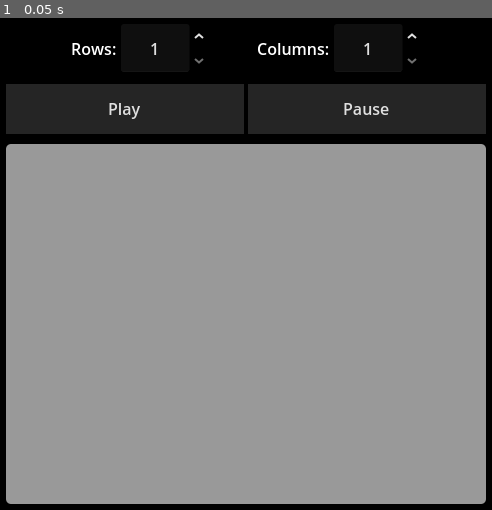
Above: before the commit, frame 1.
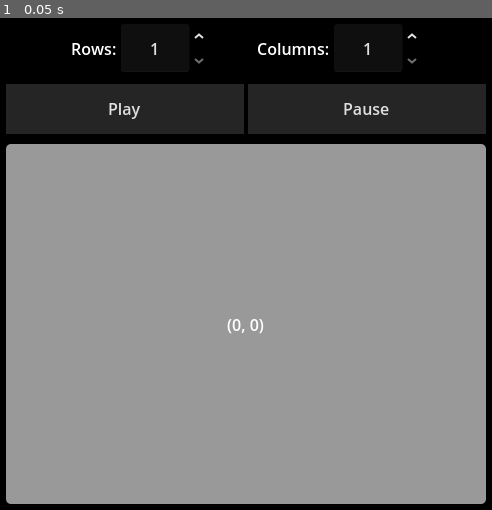
Above: after the commit, the same moment.

Repository: FlloydGagni/Godot-Game-of-Life
Game: Godot game, scene res://scenes/main_interface.tscn
Same seed, same stepped clock (60 frames per second), same inputs: the game is played once before the commit and once after it.
Inputs:
- Up to frame 1 (0.05 s): no input

The runs differ from the first frame. In frame 1, less than 0.1% of the frame differs, in the area x 46-54%, y 61-65%.

Commit message:
Add grid map dictionary initialization Add neighbor detection algorithm
Signed-off-by: Flloyd Nathaniel Gagni <fnbg720@gmail.com>

Diff:
--- a/scripts/cell.gd
+++ b/scripts/cell.gd
@@ -3,25 +3,13 @@
 @export var cell_data : Dictionary
 
 @onready var cell_panel: Panel = $CellPanel
+@onready var location_label: Label = $CellPanel/Location
 
 var alive : bool = false
 var cell_location : Vector2i
 var cell_neighbors : Array[Vector2i]
 
 func _ready() -> void:
-	cell_neighbors = [
-		Vector2i(cell_location.x - 1, cell_location.y - 1),
-		Vector2i(cell_location.x - 1, cell_location.y),
-		Vector2i(cell_location.x - 1, cell_location.y + 1),
-
-		Vector2i(cell_location.x, cell_location.y - 1),
-		Vector2i(cell_location.x - 1, cell_location.y + 1),
-
-		Vector2i(cell_location.x + 1, cell_location.y - 1),
-		Vector2i(cell_location.x + 1, cell_location.y),
-		Vector2i(cell_location.x + 1, cell_location.y + 1),
-	]
-
 	cell_data = {
 		"status" : alive,
 		"location" : cell_location,
@@ -32,6 +20,27 @@
 
 func _initialize_cell_location(grid_location : Vector2i) -> void :
 	cell_location = grid_location
+	$CellPanel/Location.text = str(cell_location)
+
+	_initialize_neighbors()
 
 func _on_update_cell_data() -> void :
 	CellManager.current_cell_data.emit(cell_data)
+
+func _initialize_neighbors() -> void :
+	var directions : Array[Vector2i] = [
+		Vector2i(-1, -1), Vector2i(-1, 0), Vector2i(-1, 1),
+		Vector2i(0, -1),                 Vector2i(0, 1),
+		Vector2i(1, -1),  Vector2i(1, 0), Vector2i(1, 1)
+	]
+
+	cell_neighbors.clear()
+
+	for dir in directions:
+		var neighbor : Vector2i = cell_location + dir
+
+		# Ensure the neighbor is within bounds
+		if neighbor.x >= 0 and neighbor.x < CellManager.row and neighbor.y >= 0 and neighbor.y < CellManager.col:
+			cell_neighbors.append(neighbor)
+
+	cell_data["neighbors"] = cell_neighbors
--- a/scripts/cell_manager.gd
+++ b/scripts/cell_manager.gd
@@ -8,6 +8,10 @@
 var alive : bool = false
 var cell_location : Vector2i
 var cell_neighbors : Array[Vector2i]
+var grid_map : Dictionary
+var row : int
+var col : int
+var no_of_cells : int
 
 func _ready() -> void:
 	self.current_cell_data.connect(_on_current_cell_data)
--- a/scripts/main_interface.gd
+++ b/scripts/main_interface.gd
@@ -12,8 +12,13 @@
 
 @onready var update_timer: Timer = $UpdateTimer
 
+var row : int = 1
+var col : int = 1
+var no_of_cells : int = 1
+
 func _ready() -> void :
 	get_window().min_size = Vector2i(500, 500)
+	_resize_grid(1)
 
 	start.pressed.connect(_on_start_pressed)
 	stop.pressed.connect(_on_stop_pressed)
@@ -37,12 +42,25 @@
 	_resize_grid(value)
 
 func _resize_grid(_value : int) -> void:
+	CellManager.grid_map = {}
+
+	row = int(row_value.value)
+	CellManager.row = row
+
+	col = int(col_value.value)
+	CellManager.col = col
+
+	no_of_cells = row * col
+	CellManager.no_of_cells = no_of_cells
+
 	for child in grid.get_children():
-		grid.remove_child(child)
+		child.queue_free()
 
-	var row = row_value.value
-	var col = col_value.value
-	var no_of_cells = row * col
+	for row_index in range(row):
+		for col_index in range(col):
+			CellManager.grid_map[Vector2i(row_index, col_index)] = cell_node.instantiate()
 
-	for cell in range(no_of_cells):
-		grid.add_child.call_deferred(cell_node.instantiate())
+			var current_cell_node = CellManager.grid_map[Vector2i(row_index, col_index)]
+			current_cell_node._initialize_cell_location(Vector2i(row_index, col_index))
+
+			grid.add_child.call_deferred(current_cell_node)
